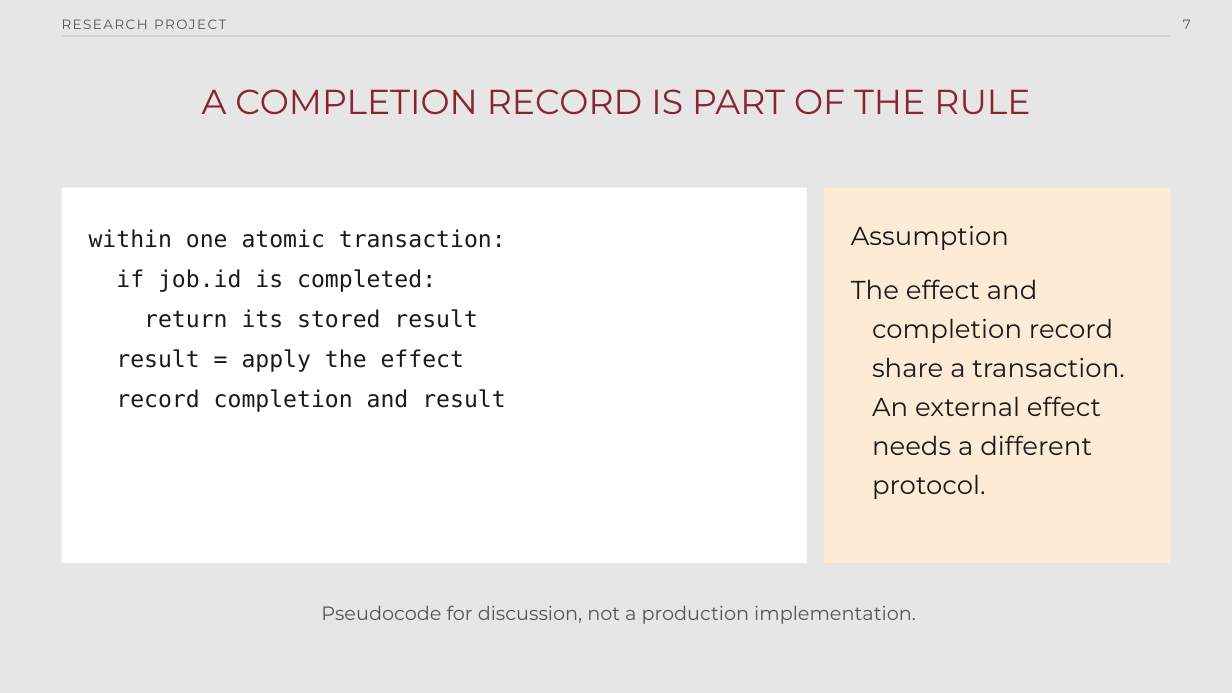
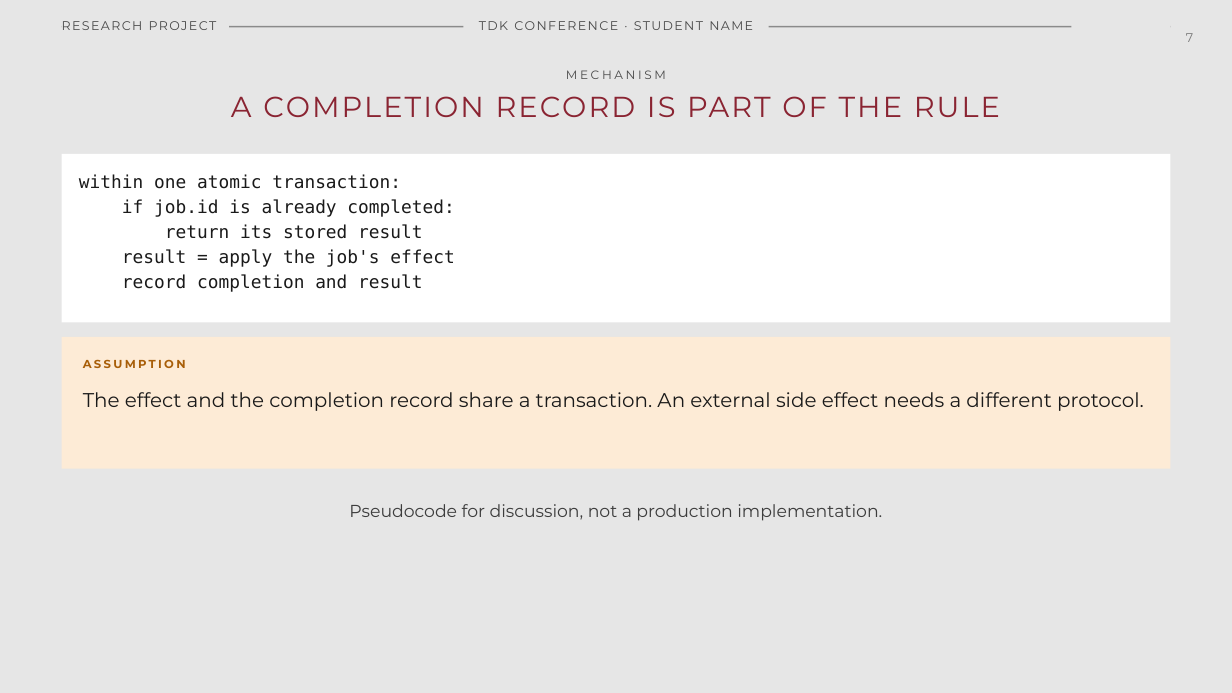
Before and after one commit to ftsrg-bclab-tdk/TDK-template, a slide deck: slide 7 of presentation/powerpoint/templates/ftsrg-current.potx. Drawn at 1232x693 pixels with LibreOffice and Linux fonts; fonts in the diff are those of the drawing; background and template pictures are left out. Boxes give left, top, right and bottom in pixels: in the first picture for what was removed or moved away, otherwise in the second. Text is boxed around its words. In the diff, an @@ line names an element or a change of style, - is before the commit and + after.

Commit message:
Match the PowerPoint templates to the BPM presentation
Preserve the BPM typography, header, cover and closing composition so students can use the same design in PowerPoint. Add its intermediate font weights and optional presenter picture placeholders, and clear inherited bullet indents from plain text.

```diff
--- a/presentation/powerpoint/templates/ftsrg-current.potx
+++ b/presentation/powerpoint/templates/ftsrg-current.potx
@@ text "RESEARCH PROJECT" at box(62, 14, 229, 33): size 10.5 to 9.8 pt, text colour #555555 to #4A4A4A; line spacing 1.25 to 15pt @@
@@ rectangle: place and size @@
-rectangle at box(62, 36, 1171, 37)
+rectangle at box(62, 26, 1171, 28)
@@ rectangle at box(62, 26, 1171, 28): fill #A8A8A8 to #8A8A8A @@
@@ text added at box(464, 14, 769, 33), 9.8 pt, text #4A4A4A @@
+TDK CONFERENCE · STUDENT NAME
@@ rectangle added at box(1072, 17, 1171, 36), fill #E6E6E6 @@
@@ page number at box(1186, 33, 1193, 42): size 10.5 to 9.8 pt, text colour #555555 to #7A7A7A, letter spacing 0 to 0.8 pt; line spacing 1.25 to 15pt @@
@@ title "A COMPLETION RECORD IS PART ...": place and size @@
-title "A COMPLETION RECORD IS PART ..." at box(202, 89, 1030, 114)
+title "A COMPLETION RECORD IS PART ..." at box(231, 96, 1000, 117)
@@ title "A COMPLETION RECORD IS PART ..." at box(231, 96, 1000, 117): size 27 to 22.5 pt, letter spacing 0 to 1.6 pt; line spacing 1.25 to 27pt @@
@@ text added at box(566, 70, 666, 79), 9.4 pt, text #4A4A4A @@
+MECHANISM
@@ rectangle: place and size @@
-rectangle at box(62, 188, 807, 563)
+rectangle at box(62, 154, 1171, 323)
@@ text at box(79, 174, 422, 292): size 18 to 13.9 pt in "within one atomic transaction:", "return its stored result", "record completion and result"; indent changed; line spacing 1.45 to 19.4pt @@
@@ text "within one atomic transaction:": place and size @@
-text "within one atomic transaction:" at box(89, 229, 506, 412)
+text "within one atomic transaction:" at box(79, 174, 454, 292)
@@ text at box(122, 199, 454, 217): text changed; size 18 to 13.9 pt @@
-if job.id is completed:
+if job.id is already completed:
@@ rectangle removed at box(824, 188, 1171, 563) @@
@@ text at box(122, 249, 454, 267): text changed; size 18 to 13.9 pt @@
-result = apply the effect
+result = apply the job's effect
@@ rectangle added at box(62, 337, 1171, 470), fill #FDEBD6 @@
@@ text added at box(83, 359, 186, 368), 9 pt, text #A85E08, bold @@
+ASSUMPTION
@@ text at box(83, 392, 1144, 411): text changed; size 20.2 to 15.5 pt @@
-Assumption
-The effect and completion record share a transaction. An external effect needs a different protocol.
+The effect and the completion record share a transaction. An external side effect needs a different protocol.
@@ text "Pseudocode for discussion, not a ...": place and size @@
-text "Pseudocode for discussion, not a ..." at box(321, 605, 916, 624)
+text "Pseudocode for discussion, not a ..." at box(349, 504, 882, 521)
@@ text "Pseudocode for discussion, not a ..." at box(349, 504, 882, 521): size 15 to 13.5 pt, text colour #555555 to #3D3D3D; indent changed; line spacing 1.25 to 18.9pt @@
```
Also in this commit, not shown: 9 other slides changed, 2 slides added, 2 slides removed, 12 other files.
